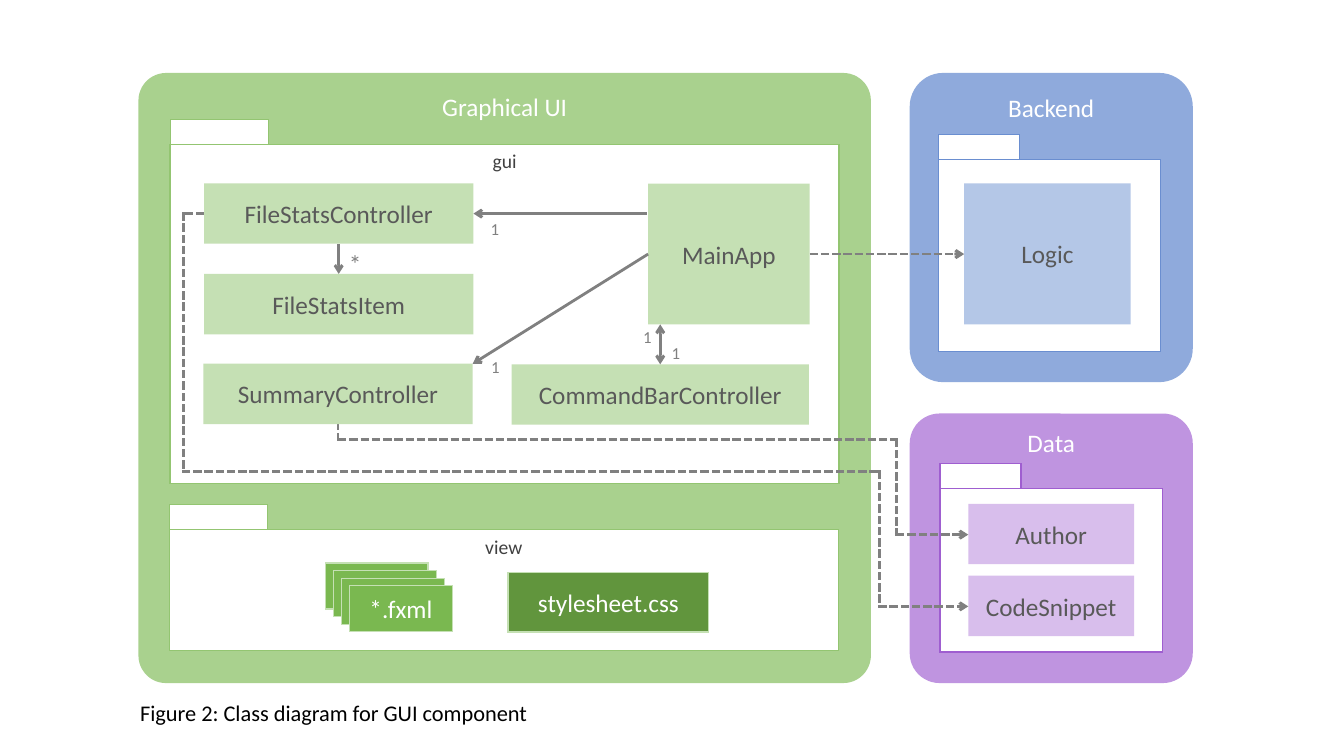
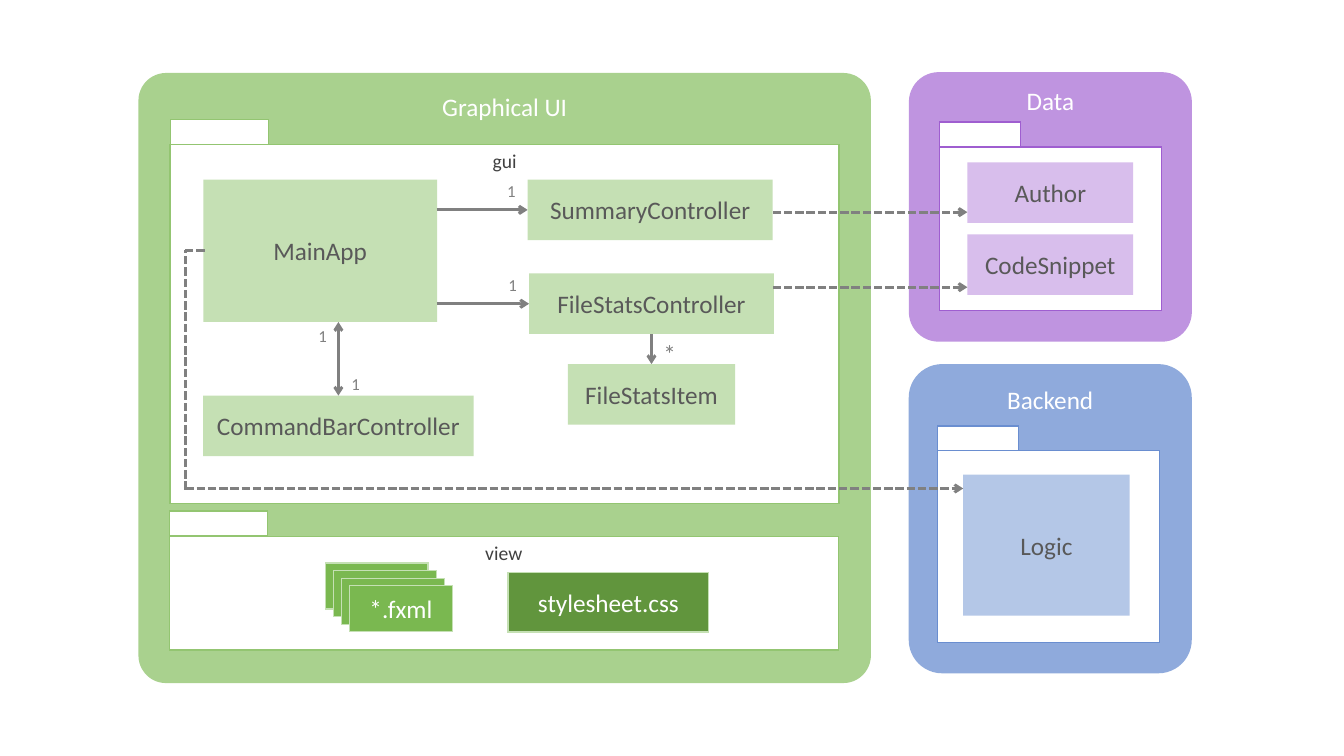
Before and after one commit to se-edu/collate, a slide deck: slide 2 of docs/Diagrams.pptx. Drawn at 1344x756 pixels with LibreOffice and Linux fonts; fonts in the diff are those of the drawing. Boxes give left, top, right and bottom in pixels: in the first picture for what was removed or moved away, otherwise in the second. Text is boxed around its words. In the diff, an @@ line names an element or a change of style, - is before the commit and + after.

Commit message:
Updated GUI class diagram

```diff
--- a/docs/Diagrams.pptx
+++ b/docs/Diagrams.pptx
@@ rectangle "gui": place and size @@
-rectangle "gui" at (170,144,840,483)
+rectangle "gui" at (170,144,840,503)
@@ 4 rectangles, 1 rounded rectangle: place and size @@
-4 rectangles, 1 rounded rectangle at (910,413,1194,683)
+4 rectangles, 1 rounded rectangle at (909,73,1193,342)
@@ rectangle "MainApp": place and size @@
-rectangle "MainApp" at (648,184,810,325)
+rectangle "MainApp" at (204,179,438,322)
@@ text "1": place and size @@
-text "1" at (491,362,499,373)
+text "1" at (507,186,515,197)
@@ rectangle "SummaryController": place and size @@
-rectangle "SummaryController" at (204,364,473,424)
+rectangle "SummaryController" at (528,179,773,240)
@@ arrow moved from (647, 214) - (474, 214) to (437, 210) - (528, 210) @@
@@ arrow moved from (897, 534) - (969, 534) to (774, 213) - (968, 213) @@
@@ line moved from (184, 214) - (184, 472) to (186, 489) - (186, 251) @@
@@ line moved from (204, 214) - (182, 214) to (204, 251) - (186, 251) @@
@@ text "1": place and size @@
-text "1" at (491,224,499,235)
+text "1" at (508,280,516,291)
@@ rectangle "FileStatsController": place and size @@
-rectangle "FileStatsController" at (204,184,473,244)
+rectangle "FileStatsController" at (529,273,774,334)
@@ arrow moved from (810, 254) - (965, 254) to (774, 287) - (968, 287) @@
@@ text "1": place and size @@
-text "1" at (643,332,651,343)
+text "1" at (318,331,326,342)
@@ double arrow moved from (660, 325) - (660, 364) to (339, 322) - (339, 396) @@
@@ arrow moved from (648, 254) - (473, 364) to (437, 303) - (529, 303) @@
@@ arrow moved from (339, 244) - (339, 274) to (651, 334) - (651, 364) @@
@@ text "*": place and size @@
-text "*" at (339,244,376,284)
+text "*" at (653,334,688,374)
@@ text "1": place and size @@
-text "1" at (672,348,680,359)
+text "1" at (351,379,359,390)
@@ rectangle "FileStatsItem": place and size @@
-rectangle "FileStatsItem" at (204,274,473,335)
+rectangle "FileStatsItem" at (568,364,735,424)
@@ rectangle "CommandBarController": place and size @@
-rectangle "CommandBarController" at (512,364,810,424)
+rectangle "CommandBarController" at (204,396,474,457)
@@ line removed from (338, 440) to (338, 424) @@
@@ line removed from (338, 440) to (896, 440) @@
@@ line removed from (896, 440) to (896, 534) @@
@@ line removed from (879, 472) to (879, 607) @@
@@ 3 rectangles, 1 rounded rectangle: place and size @@
-3 rectangles, 1 rounded rectangle at (910,73,1194,382)
+3 rectangles, 1 rounded rectangle at (909,364,1193,674)
@@ line moved from (184, 472) - (879, 472) to (186, 489) - (964, 489) @@
@@ line (186, 489) - (964, 489): line to arrow @@
@@ rectangle "view": place and size @@
-rectangle "view" at (169,530,839,650)
+rectangle "view" at (169,536,839,650)
@@ rectangle: place and size @@
-rectangle at (169,505,267,530)
+rectangle at (169,511,267,536)
@@ arrow removed from (879, 607) to (969, 607) @@
@@ text removed at (140,705,527,725) @@
-Figure 2: Class diagram for GUI component
```
Also in this commit, not shown: 5 other slides changed, 1 slide added, 2 other files.
